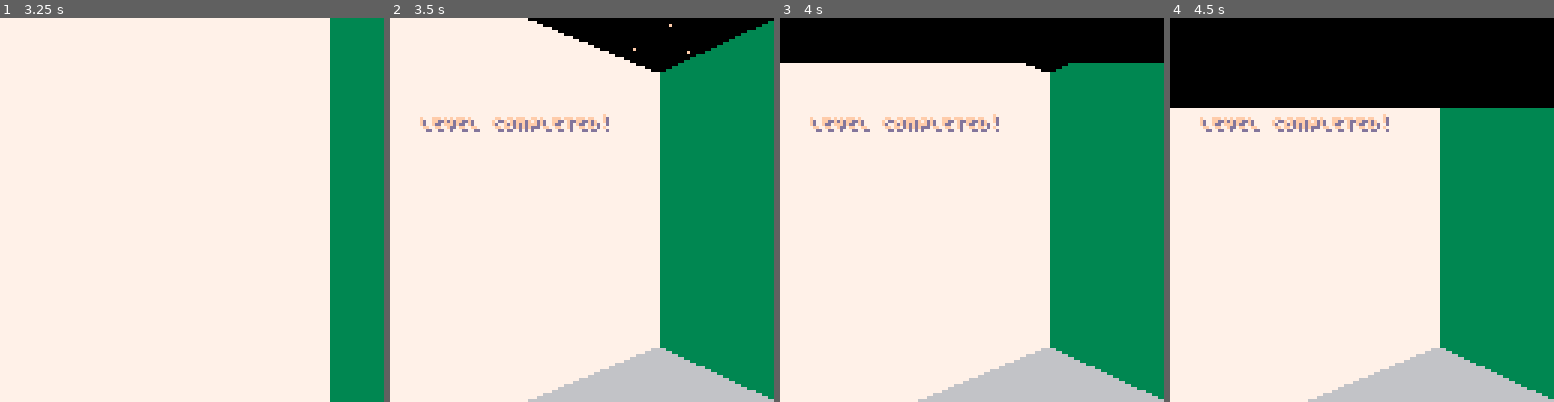
Above: before the commit, frames 1-4 (left to right).
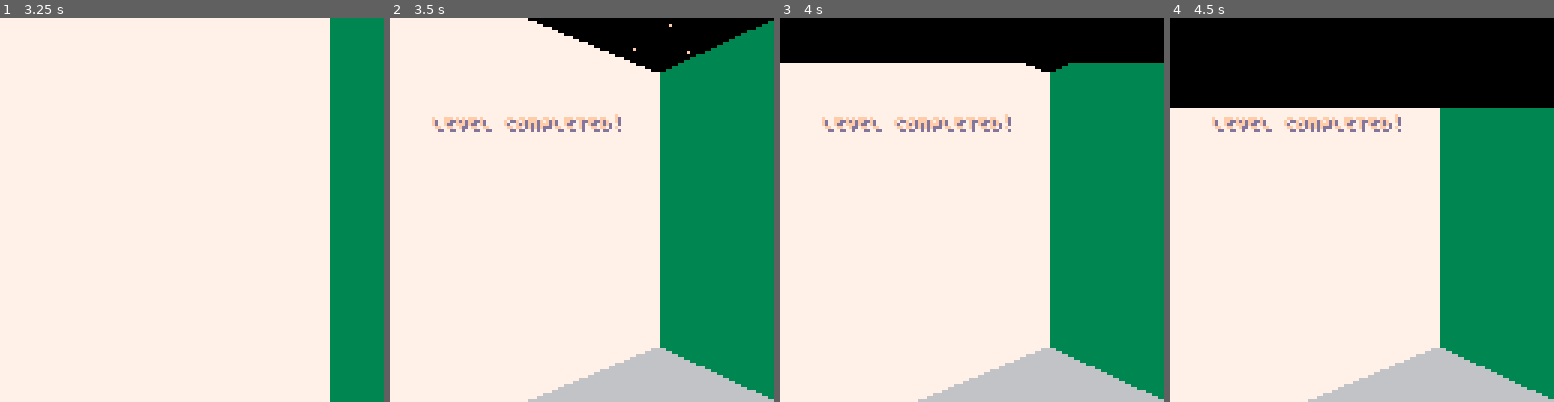
Above: after the commit, the same moments.

Repository: hypp/ld48
Game: PICO-8 cartridge carts/ld48.p8
The game is run twice, just before and just after one commit, with the same random seed, the same clock (stepped at 60 frames per second) and the same inputs.
Inputs:
- Up to frame 1 (3.25 s): tap O (Z key) at 0.33, 1.07, 2.22 s; tap Down at 0.7 s; tap X (X key) at 1.43, 2.07, 2.82 s; hold Up 1.97-2.63 s; hold Right 2.68-3.02 s; hold Down from 3.07 s (still down)
- Up to frame 2 (3.5 s): keep holding Down
- Up to frame 3 (4 s): tap X (X key) at 3.57 s; tap O (Z key) at 3.72 s; release Down at 3.73 s; hold Left from 3.78 s (still down)
- Up to frame 4 (4.5 s): release Left at 4.12 s; hold Up from 4.17 s (still down); tap X (X key) at 4.32 s

Frame 1 is identical in both runs. In frame 2, 0.9% of the frame differs, in the area x 7-61%, y 25-30%; in frame 3, 0.9%; in frame 4, 0.9%.

Commit message:
add holes

Diff:
--- a/carts/ld48.p8
+++ b/carts/ld48.p8
@@ -49,7 +49,6 @@
 OPPOSITE   = { [E] = W, [W] =  E, [N] =  S, [S] = N }
 
 function carve_passages_from(current_x,current_y,grid)
--- TODO randomize
     height = #grid
     width = #grid[0]
 
@@ -82,6 +81,16 @@
         maze[y] = {}
         for x=0,width-1 do
             maze[y][x] = 0
+        end
+    end
+
+    if level_size > 8 then
+        -- add random rooms
+        rooms = 1 + (level_size-8) >> 2
+        for i=0,rooms do
+            x = flr(rnd(width-2))+1
+            y = flr(rnd(height-2))+1
+            maze[y][x] = N | S | E | W
         end
     end
 
@@ -596,8 +605,8 @@
 end
 function level_done_draw()
     line(0,level.clear_pos,128,level.clear_pos,0)
-    print("LEVEL COMPLETED!",10+1,32+1,13)
-    print("LEVEL COMPLETED!",10,32,15)
+    print("LEVEL COMPLETED!",14+1,32+1,13)
+    print("LEVEL COMPLETED!",14,32,15)
 end
 
 
